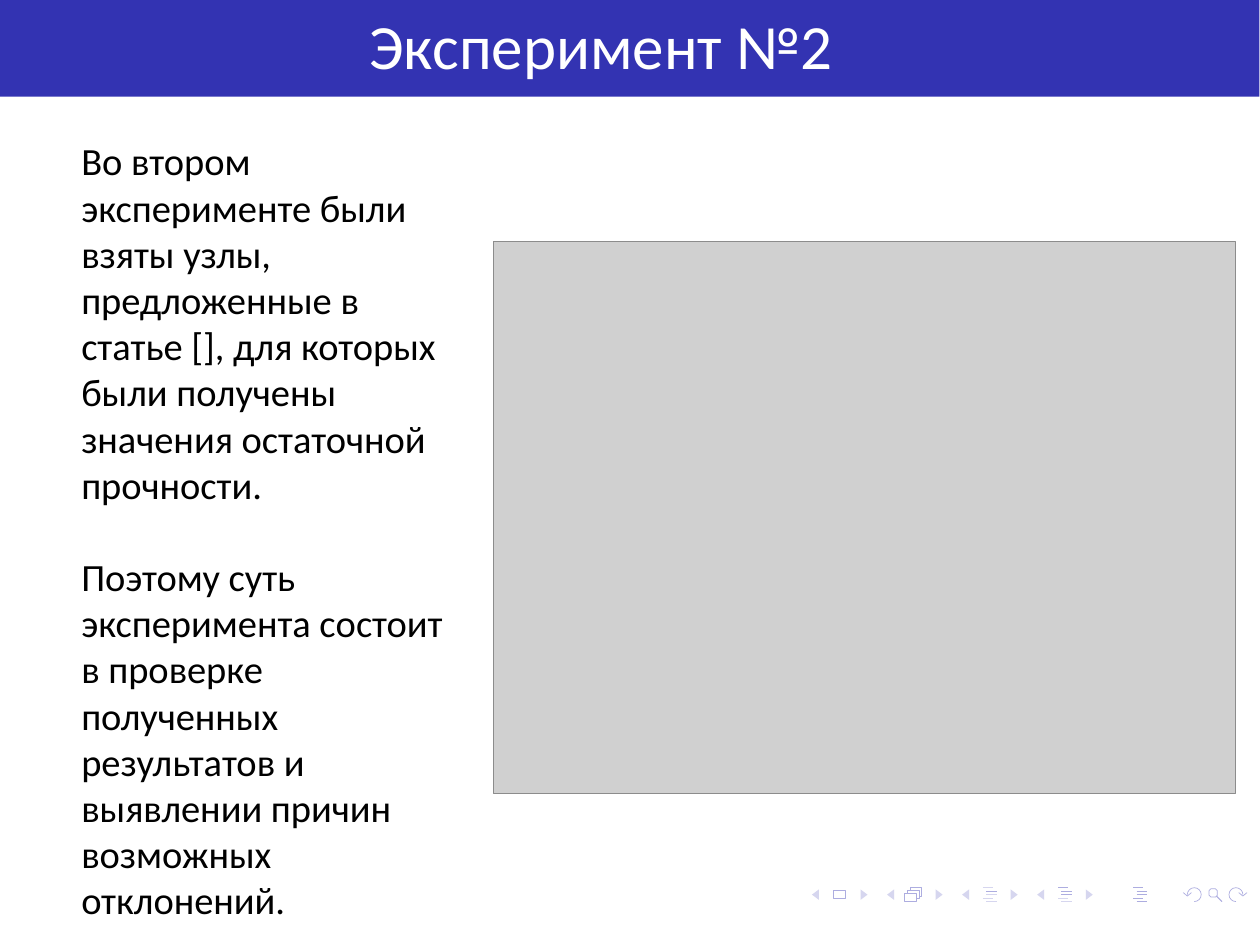
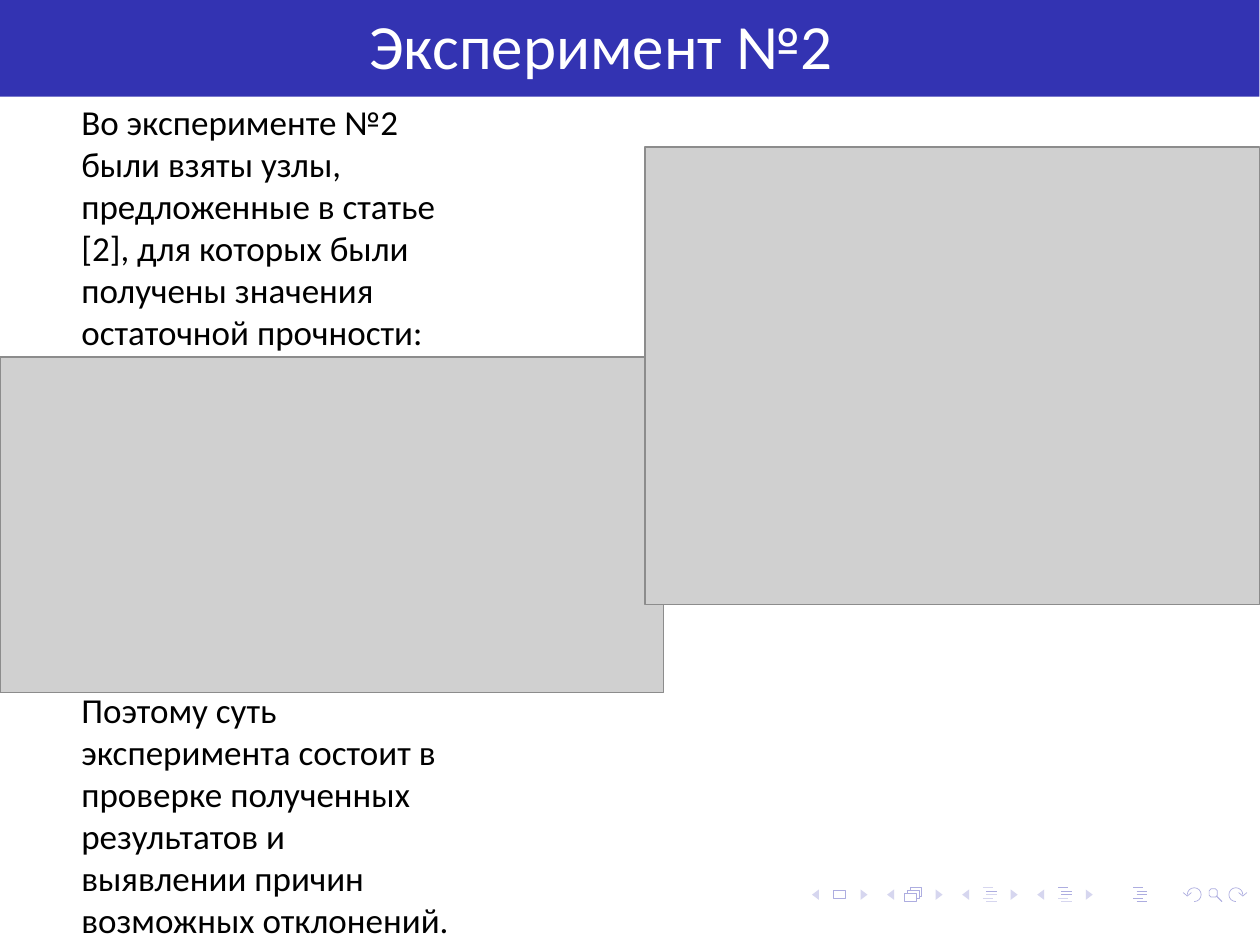
Before and after one commit to artemovchinnikovv/physhack, a slide deck: slide 9 of pres.pptx (slide 5 before the commit). Drawn at 1260x945 pixels with LibreOffice and Linux fonts; fonts in the diff are those of the drawing; grey boxes stand for pictures. Boxes give left, top, right and bottom in pixels: in the first picture for what was removed or moved away, otherwise in the second. Text is boxed around its words. In the diff, an @@ line names an element or a change of style, - is before the commit and + after.

```diff
--- a/pres.pptx
+++ b/pres.pptx
@@ text "Во эксперименте №2 были взяты ..." moved from (x1=81, y1=150, x2=442, y2=915) to (x1=81, y1=112, x2=449, y2=934) @@
@@ text at (x1=81, y1=112, x2=435, y2=351): text changed; size 22 to 20 pt @@
-Во втором эксперименте были взяты узлы, предложенные в статье [], для которых были получены значения остаточной прочности.
+Во эксперименте №2 были взяты узлы, предложенные в статье [2], для которых были получены значения остаточной прочности:
@@ picture resized from (x1=494, y1=242, x2=1236, y2=794) to (x1=645, y1=147, x2=1260, y2=605) @@
@@ picture added at (x1=0, y1=357, x2=664, y2=693) @@
@@ text at (x1=81, y1=700, x2=449, y2=934): size 22 to 20 pt in "Поэтому суть эксперимента состоит в проверке полученных ..." @@
```
Also in this commit, not shown: 5 other slides changed, 16 slides added, 1 slide removed.
